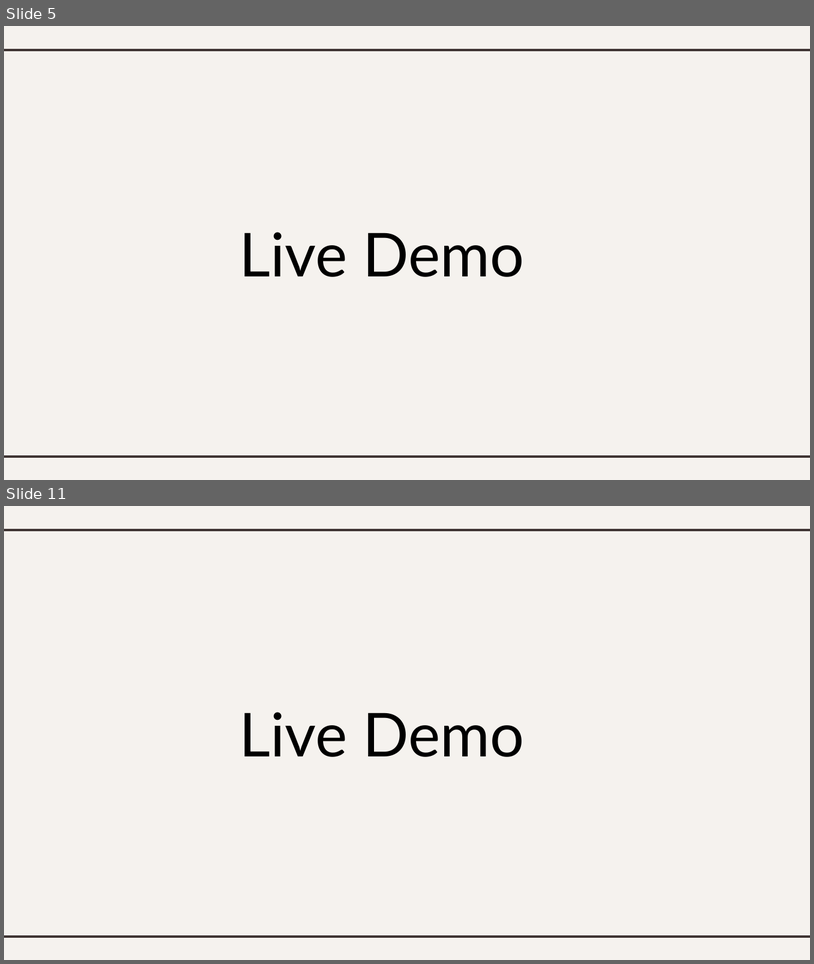
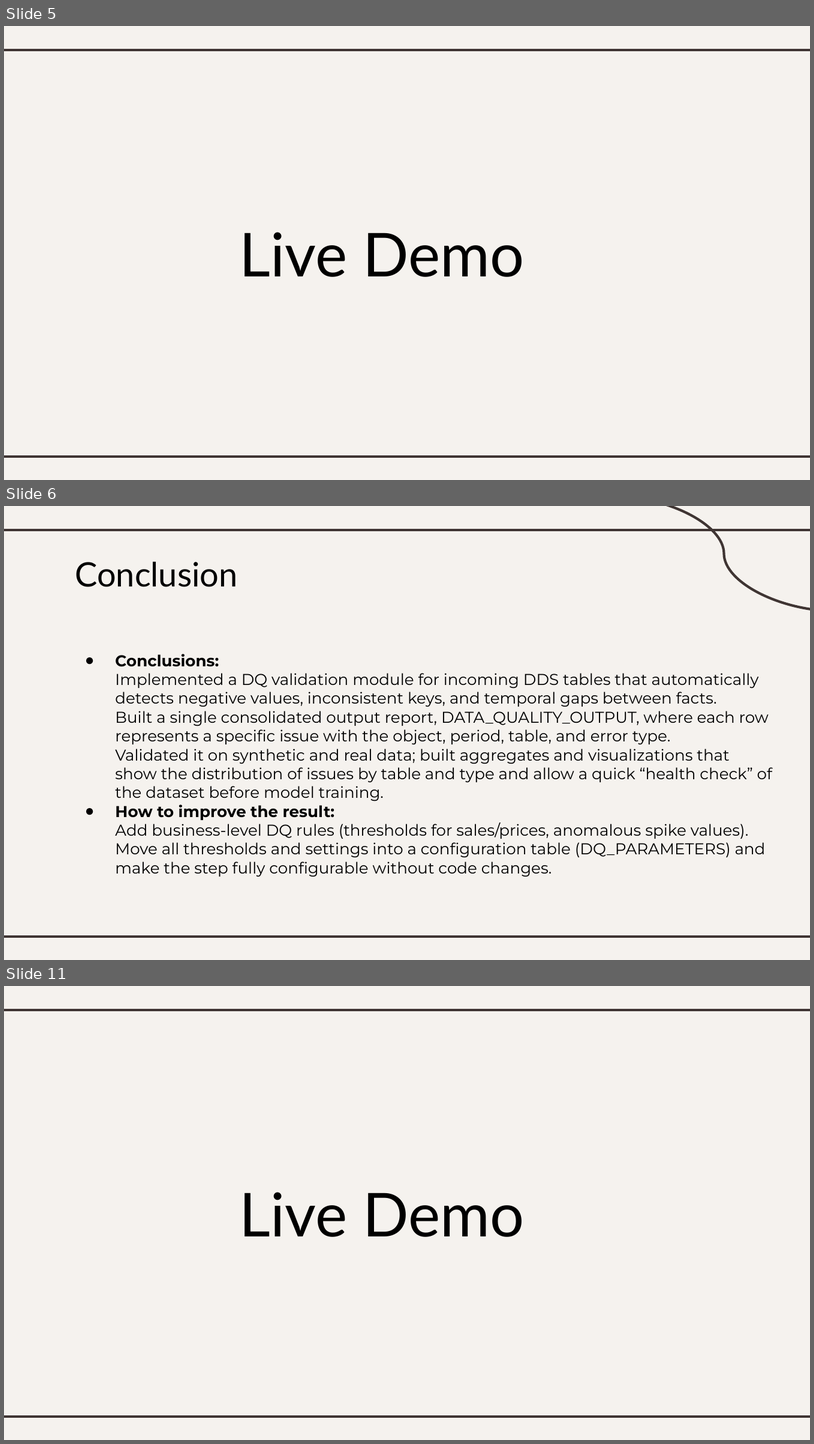
Before and after one commit to aromanenko/DFP, a slide deck: Dq_check+Disaccumulization.pptx. Shown one above the other, each under a label of ours: slides 5 and 11 before the commit, slides 5, 6 and 11 after it; the slides between them are not shown. The pictures are 814x964 and 814x1444 pixels, drawn with LibreOffice and Linux fonts; fonts in the diff are those of the drawing. Boxes give left, top, right and bottom in pixels: in the first picture for what was removed or moved away, otherwise in the second. Text is boxed around its words. In the diff, an @@ line names an element or a change of style, - is before the commit and + after.

```diff
--- a/Dq_check+Disaccumulization.pptx
+++ b/Dq_check+Disaccumulization.pptx
@@ slide 6 added at bbox=[4, 506, 810, 960], background #F5F2EE; not listed: 2 template elements that a slide beside it also shows @@
@@ curved line added from (611, 506) to (810, 611), #3F3533 2.25 pt @@
@@ title added at bbox=[75, 561, 238, 587], 30 pt, text #000000 @@
+Conclusion
@@ text added at bbox=[115, 654, 773, 877], 14 pt, text #000000 @@
+● Conclusions:
+  Implemented a DQ validation module for incoming DDS tables that automatically detects negative values, inconsistent keys, and temporal gaps between facts.
+  Built a single consolidated output report, DATA_QUALITY_OUTPUT, where each row represents a specific issue with the object, period, table, and error type.
+  Validated it on synthetic and real data; built aggregates and visualizations that show the distribution of issues by table and type and allow a quick “health check” of the dataset before model training.
+● How to improve the result:
+  Add business-level DQ rules (thresholds for sales/prices, anomalous spike values).
+  Move all thresholds and settings into a configuration table (DQ_PARAMETERS) and make the step fully configurable without code changes.
```
Also in this commit, not shown: 6 slides changed, 4 other slides added, 4 slides removed.
